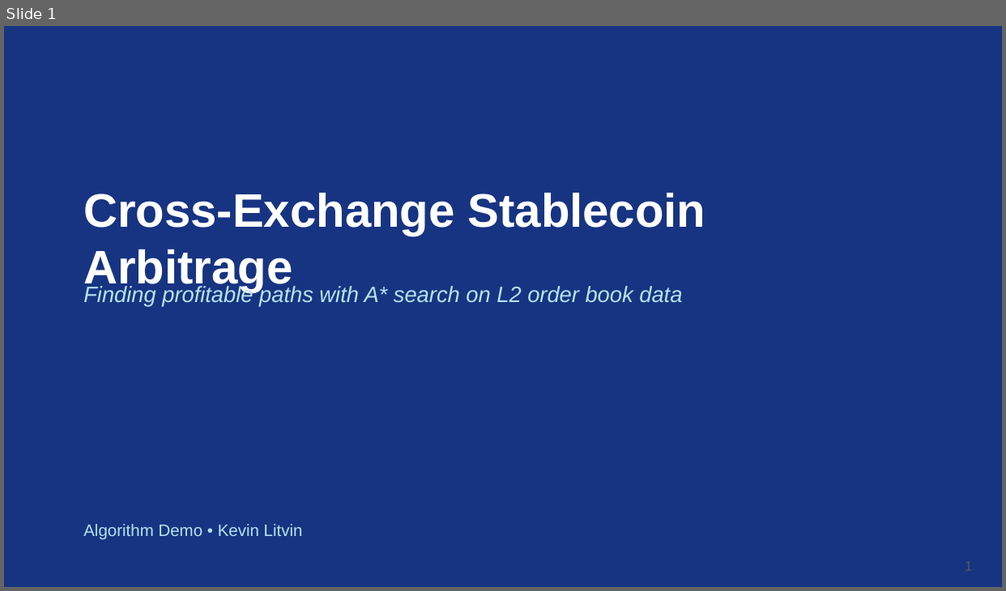
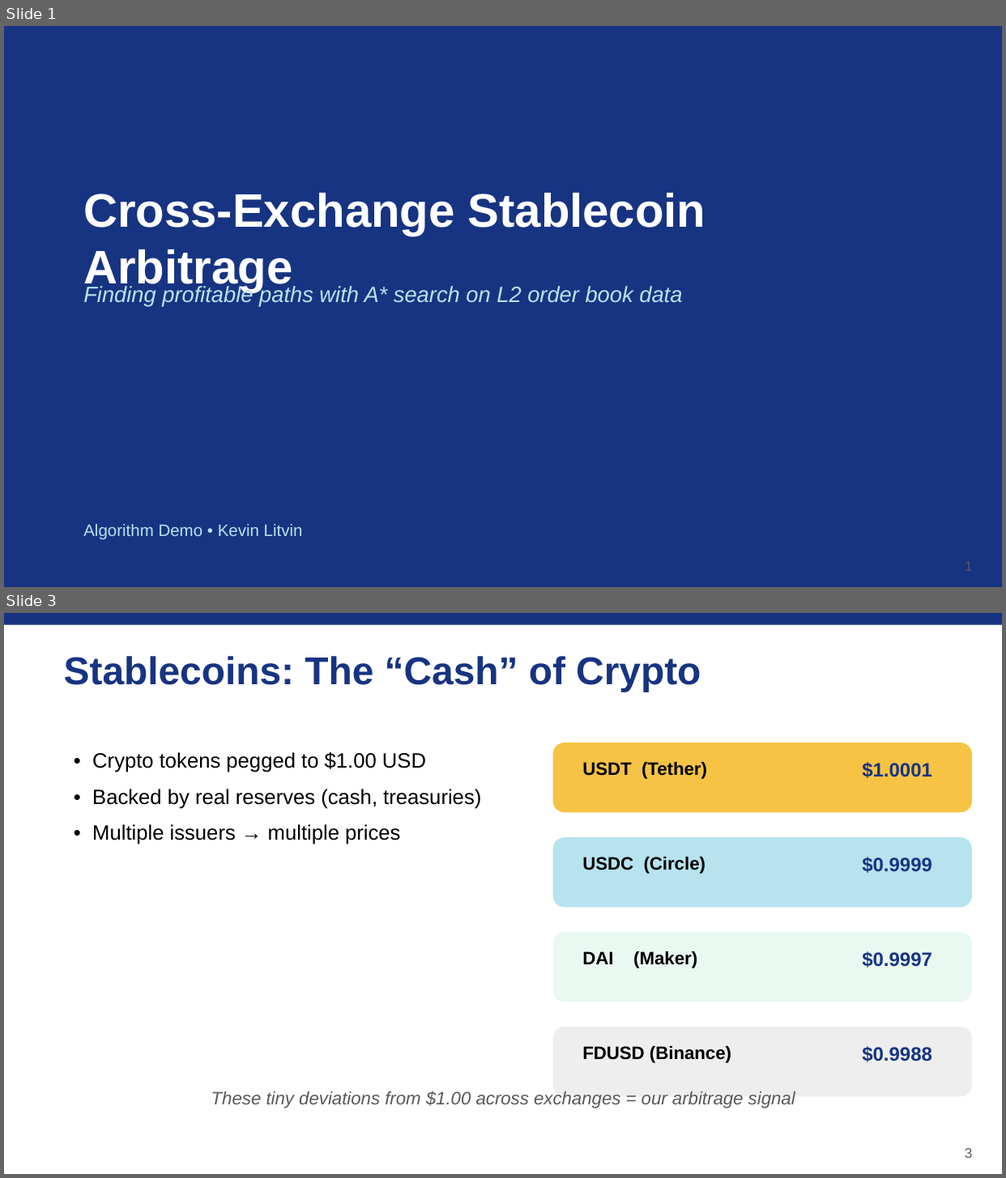
Before and after one commit to kevinl03/Stablecoin-CrossExchange-Arbitrage, a slide deck: astar_arbitrage_deck.pptx. Shown one above the other, each under a label of ours: slide 1 before the commit, slides 1 and 3 after it; the slides between them are not shown. The pictures are 1006x591 and 1006x1178 pixels, drawn with LibreOffice and Linux fonts; fonts in the diff are those of the drawing. Boxes give left, top, right and bottom in pixels: in the first picture for what was removed or moved away, otherwise in the second. Text is boxed around its words. In the diff, an @@ line names an element or a change of style, - is before the commit and + after.

Commit message:
fix: Less text, more visuals, larger demo frames in deck
- Split crypto/stablecoins into card-based visual layouts
- Added pegging mechanisms slide (fiat-backed, over-collat, algo)
- Arbitrage slide uses price cards + arrow instead of bullet wall
- Demo frames now 5 slides at near-full-bleed (9.5in wide)
- Reduced bullet count to 3-5 per slide max

```diff
--- a/astar_arbitrage_deck.pptx
+++ b/astar_arbitrage_deck.pptx
@@ slide 3 added at (4, 613, 1002, 1174), background #FFFFFF @@
@@ rectangle added at (4, 613, 1002, 625), fill #173482 @@
@@ text added at (64, 656, 701, 692), 28 pt, text #173482, bold @@
+Stablecoins: The “Cash” of Crypto
@@ text added at (92, 752, 481, 845), 15 pt, text #000000 @@
+• Crypto tokens pegged to $1.00 USD
+• Backed by real reserves (cash, treasuries)
+• Multiple issuers → multiple prices
@@ rounded rectangle added at (553, 743, 972, 812), fill #F6C344 @@
@@ text added at (582, 762, 707, 779), 13 pt, text #000000, bold @@
+USDT (Tether)
@@ text added at (862, 762, 932, 778), 14 pt, text #173482, bold @@
+$1.0001
@@ rounded rectangle added at (553, 837, 972, 907), fill #B6E3EE @@
@@ text added at (582, 857, 705, 874), 13 pt, text #000000, bold @@
+USDC (Circle)
@@ text added at (862, 857, 932, 873), 14 pt, text #173482, bold @@
+$0.9999
@@ rounded rectangle added at (553, 932, 972, 1002), fill #EAF8F2 @@
@@ text added at (582, 952, 697, 969), 13 pt, text #000000, bold @@
+DAI (Maker)
@@ text added at (862, 952, 932, 968), 14 pt, text #173482, bold @@
+$0.9997
@@ rounded rectangle added at (553, 1027, 972, 1097), fill #EEEEEE @@
@@ text added at (582, 1046, 731, 1063), 13 pt, text #000000, bold @@
+FDUSD (Binance)
@@ text added at (862, 1046, 932, 1063), 14 pt, text #173482, bold @@
+$0.9988
@@ text added at (211, 1091, 795, 1109), 13 pt, text #595959, italic @@
+These tiny deviations from $1.00 across exchanges = our arbitrage signal
@@ text added at (965, 1148, 973, 1158), 10 pt, text #595959 @@
+3
```
Also in this commit, not shown: 7 slides changed, 6 other slides added, 4 slides removed, 1 other file.
